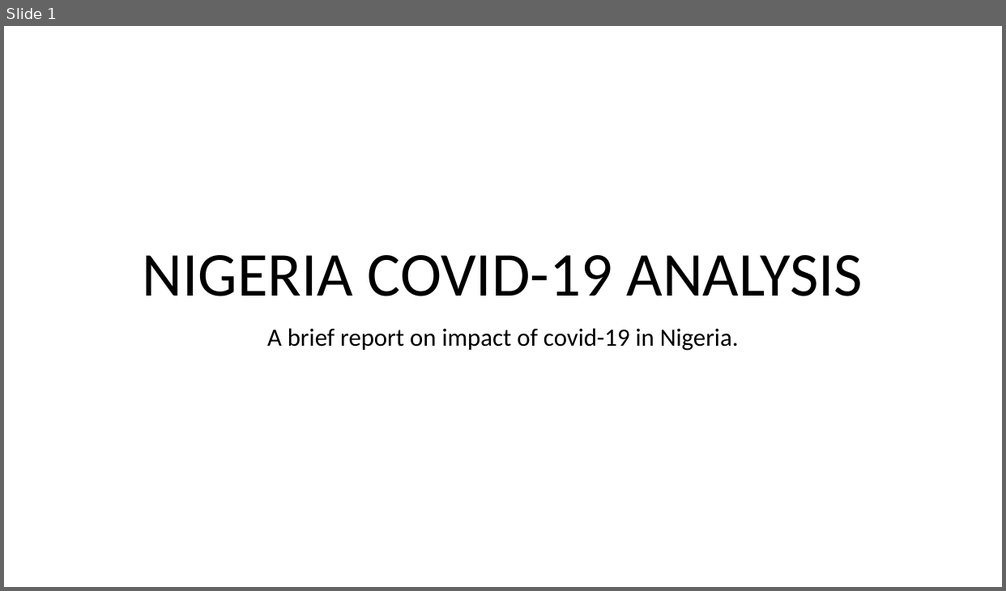
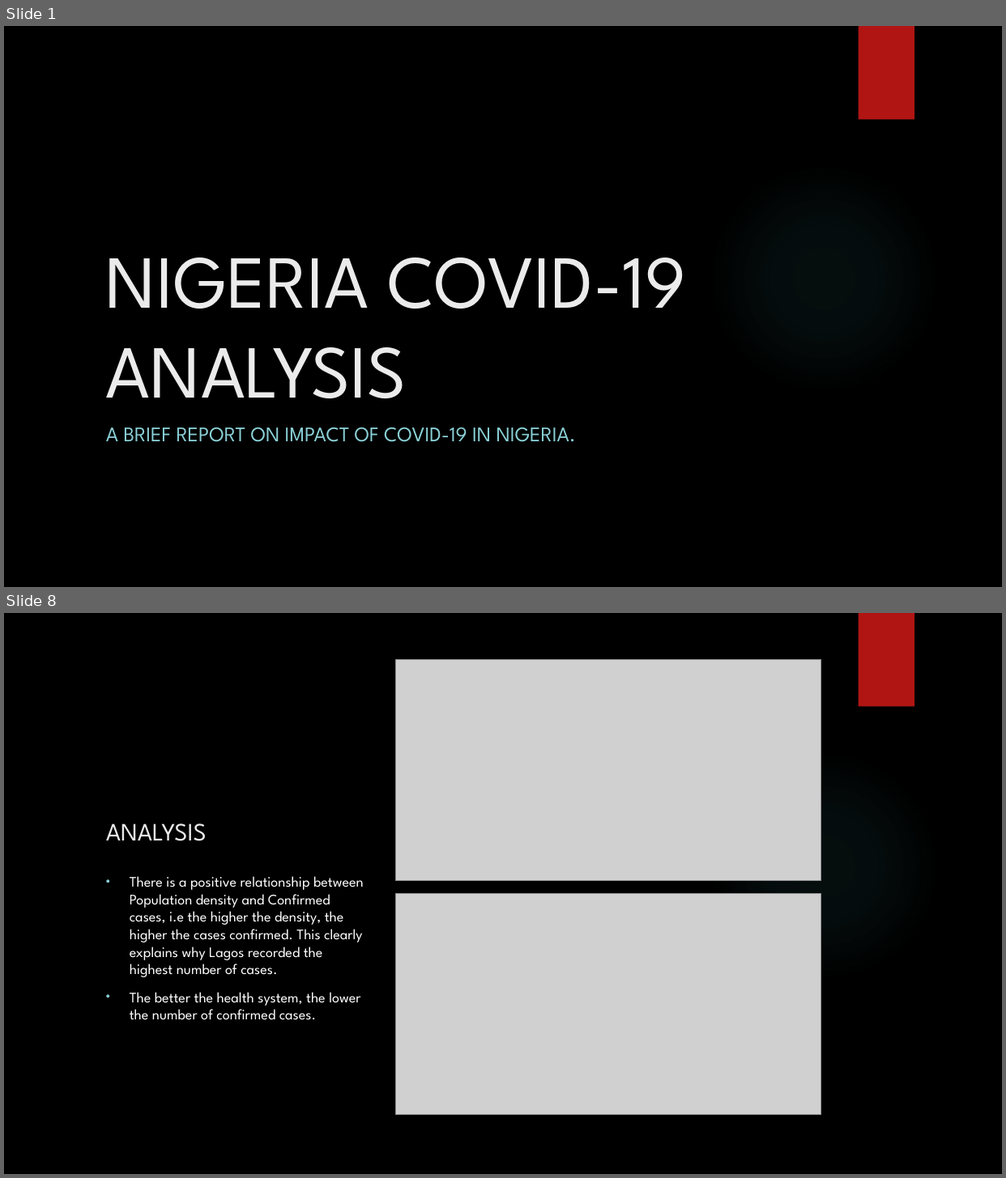
Before and after one commit to muhahahmad68/Nigeria-COVID-19-Data-Analysis-Using-Python, a slide deck: NIGERIA COVID-19 ANALYSIS.pptx. Shown one above the other, each under a label of ours: slide 1 before the commit, slides 1 and 8 after it; the slides between them are not shown. The pictures are 1006x591 and 1006x1178 pixels, drawn with LibreOffice and Linux fonts; fonts in the diff are those of the drawing; grey boxes stand for pictures; background and template pictures are left out. Boxes give left, top, right and bottom in pixels: in the first picture for what was removed or moved away, otherwise in the second. Text is boxed around its words. In the diff, an @@ line names an element or a change of style, - is before the commit and + after.

```diff
--- a/NIGERIA COVID-19 ANALYSIS.pptx
+++ b/NIGERIA COVID-19 ANALYSIS.pptx
@@ slide 8 added at (4,613,1002,1174), background picture (left out); not listed: 2 template elements that a slide beside it also shows @@
@@ picture added at (395,659,820,881) @@
@@ title added at (106,824,206,841), 24 pt, text #EBEBEB @@
+ANALYSIS
@@ text added at (130,876,364,1020), 14 pt, text #FFFFFF @@
+• There is a positive relationship between Population density and Confirmed cases, i.e the higher the density, the higher the cases confirmed. This clearly explains why Lagos recorded the highest number of cases.
+• The better the health system, the lower the number of confirmed cases.
@@ picture added at (395,894,820,1115) @@
@@ slide 1 changed as well @@
@@ background #FFFFFF to picture (left out) @@
@@ rectangle added at (859,26,914,120), fill #B01513 @@
@@ title "NIGERIA COVID-19 ANALYSIS": place and size @@
-title "NIGERIA COVID-19 ANALYSIS" at (143,255,863,297)
+title "NIGERIA COVID-19 ANALYSIS" at (106,258,687,399)
@@ title "NIGERIA COVID-19 ANALYSIS" at (106,258,687,399): size 60 to 72 pt, font Calibri to League Spartan, text colour #000000 to #EBEBEB; alignment centre to left; line spacing 0.9 to 1 @@
@@ ellipse added at (709,163,939,394), fill gradient #50B9C1 @@
@@ subtitle at (106,427,576,442): text changed; size 24 to 20 pt; font Calibri to League Spartan; text colour #000000 to #8AD0D6 @@
-A brief report on impact of covid-19 in Nigeria.
+A BRIEF REPORT ON IMPACT OF COVID-19 IN NIGERIA.
```
Also in this commit, not shown: 6 other slides changed, 4 other slides added, 1 slide removed, 2 other files.
